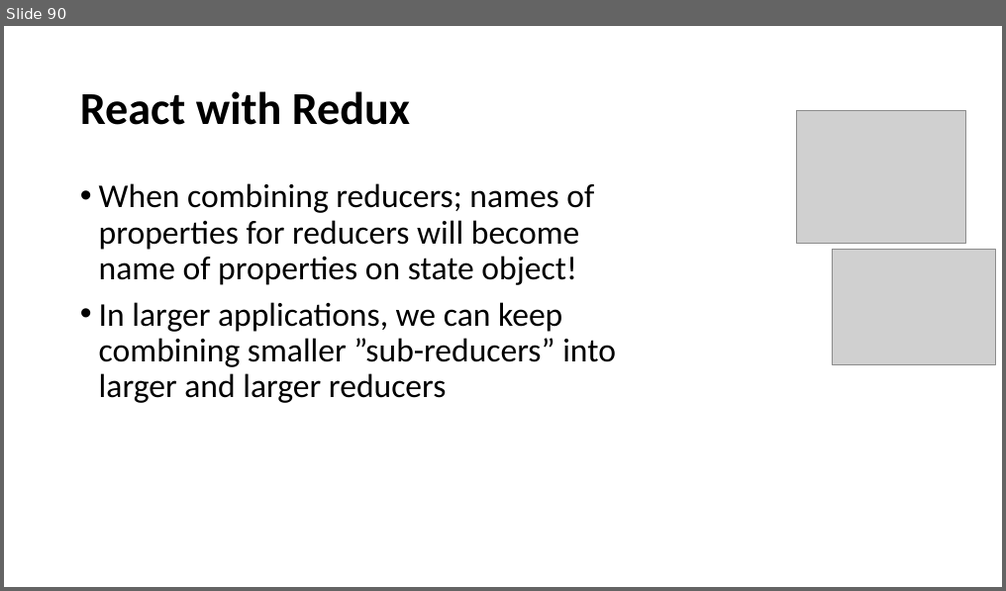
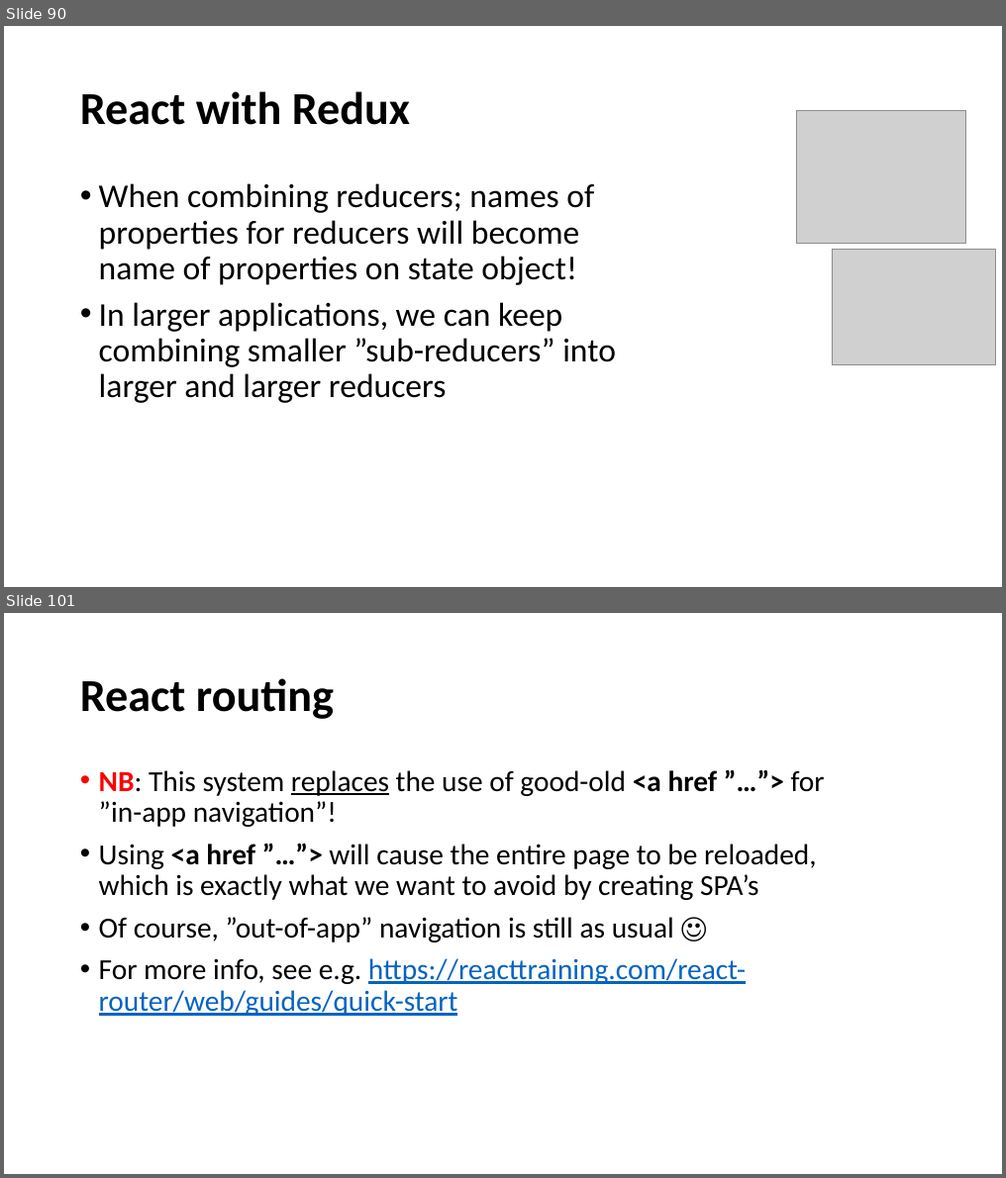
Before and after one commit to perl-easj/WebProg, a slide deck: 50_React/React.pptx. Shown one above the other, each under a label of ours: slide 90 before the commit, slides 90 and 101 after it; the slides between them are not shown. The pictures are 1006x591 and 1006x1178 pixels, drawn with LibreOffice and Linux fonts; fonts in the diff are those of the drawing; grey boxes stand for pictures. Boxes give left, top, right and bottom in pixels: in the first picture for what was removed or moved away, otherwise in the second. Text is boxed around its words. In the diff, an @@ line names an element or a change of style, - is before the commit and + after.

```diff
--- a/50_React/React.pptx
+++ b/50_React/React.pptx
@@ slide 101 added at (4,613,1002,1174), background #FFFFFF @@
@@ title added at (80,678,334,719), 44 pt, text #000000, bold @@
+React routing
@@ text added at (99,770,825,1016), 28 pt, text #000000 @@
+• NB: This system replaces the use of good-old <a href ”…”> for ”in-app navigation”!
+• Using <a href ”…”> will cause the entire page to be reloaded, which is exactly what we want to avoid by creating SPA’s
+• Of course, ”out-of-app” navigation is still as usual ☺
+• For more info, see e.g. https://reacttraining.com/react-router/web/guides/quick-start
```
Also in this commit, not shown: 10 other slides added.
